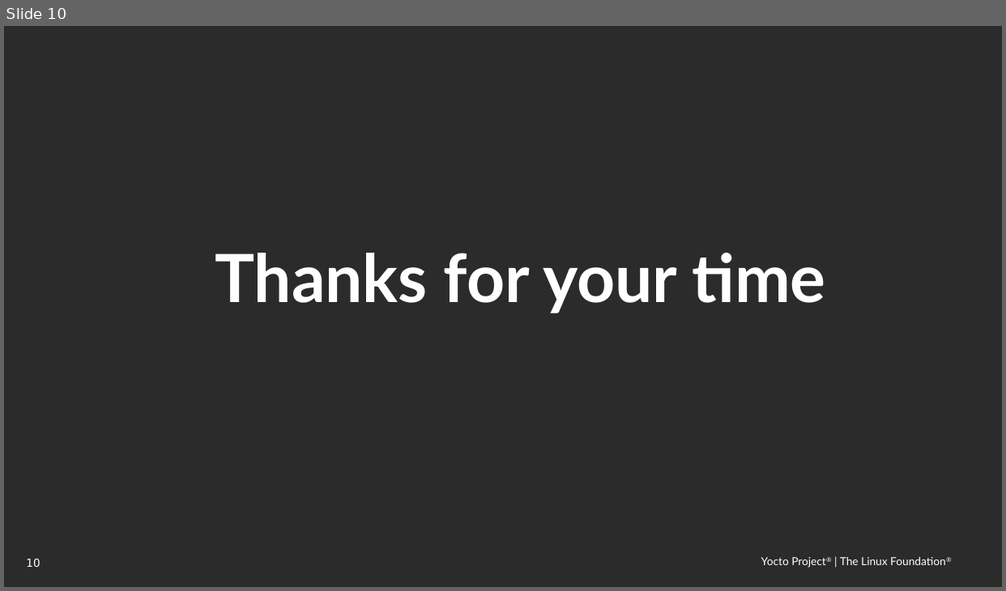
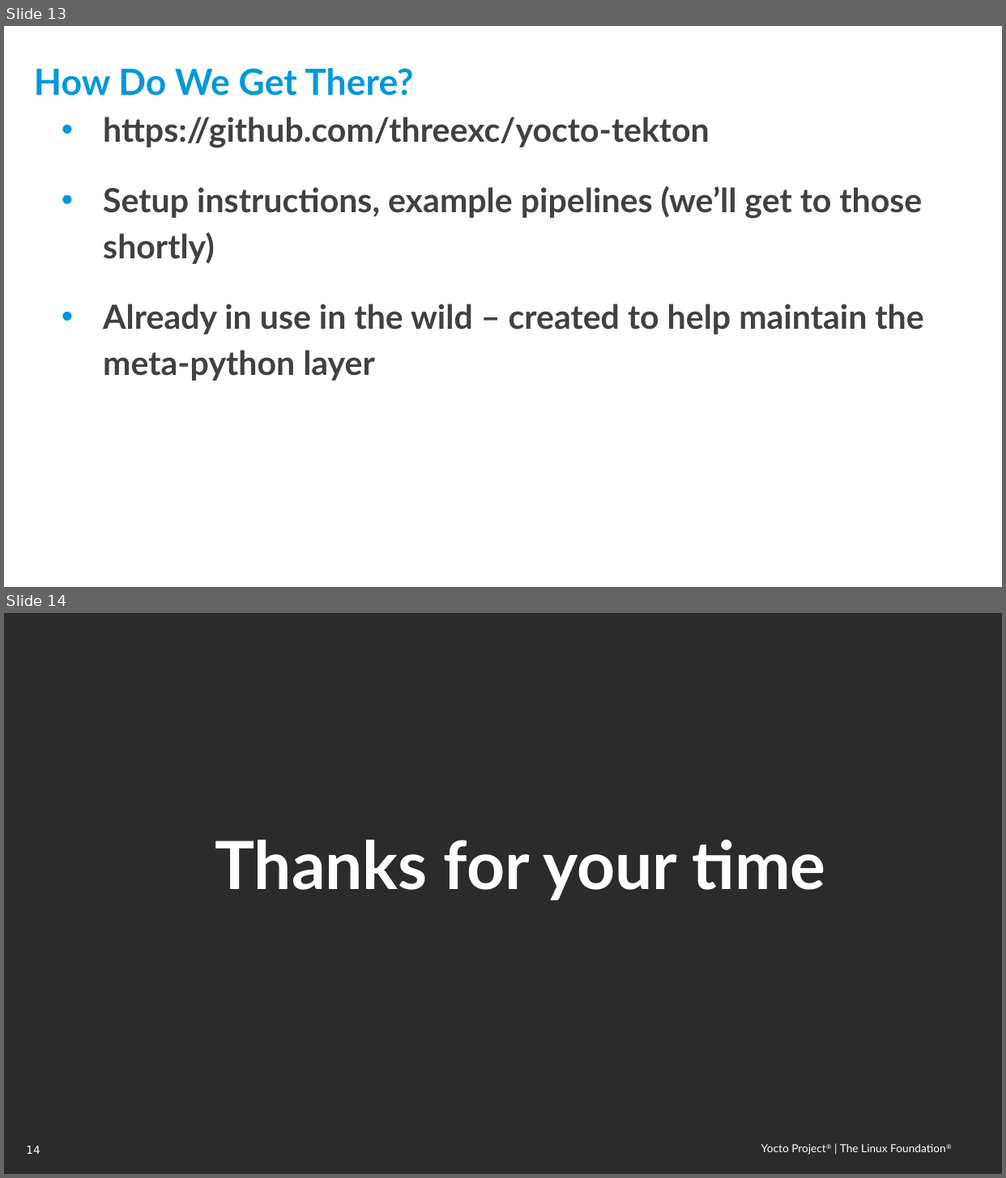
Before and after one commit to threexc/yocto-tekton, a slide deck: yddtalk/YP_DevDay_k8s_tekton.odp. Shown one above the other, each under a label of ours: slide 10 before the commit, slides 13 and 14 after it. The pictures are 1006x591 and 1006x1178 pixels, drawn with LibreOffice and Linux fonts; fonts in the diff are those of the drawing; background and template pictures are left out; a plain dark background stands for a picture behind light text. Boxes give left, top, right and bottom in pixels: in the first picture for what was removed or moved away, otherwise in the second. Text is boxed around its words. In the diff, an @@ line names an element or a change of style, - is before the commit and + after.

```diff
--- a/yddtalk/YP_DevDay_k8s_tekton.odp
+++ b/yddtalk/YP_DevDay_k8s_tekton.odp
@@ slide 13 added at box(4, 26, 1002, 587), background picture (left out); not listed: 2 template elements that a slide beside it also shows @@
@@ title added at box(34, 68, 413, 96), 26 pt, text #0098DB, bold @@
+How Do We Get There?
@@ text added at box(103, 117, 923, 381), 24 pt, text #414141, bold @@
+• https://github.com/threexc/yocto-tekton
+• Setup instructions, example pipelines (we’ll get to those shortly)
+• Already in use in the wild – created to help maintain the meta-python layer
@@ what was slide 10 is now slide 14 @@
@@ page number at box(26, 1146, 40, 1154): text changed @@
-10
+14
```
Also in this commit, not shown: 2 slides changed, 6 other slides added, 3 slides removed.
